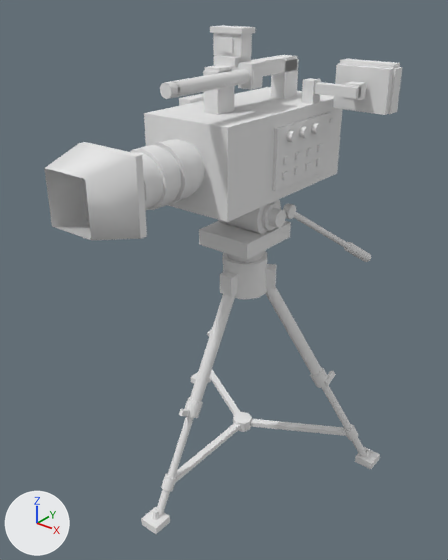
A saved change to the OBJ model src/main/resources/assets/ndidisplays/meshes/broadcast_camera.obj.
Before and after are seen from a 50 mm camera at (1.136, -1.434, 1.652) aimed at (-0.007, -0.005, 0.767). The axes (+X, +Y, +Z) are drawn at lower left. The lights are the same throughout. The first picture is the older version. Where no turn or scale is listed for an object, it has been applied to the vertices. Vertices at exactly the same position are counted once.

Before the edit, the objects in view are built like this:
```python
ob_audio_knob_1 = bpy.data.objects.new('audio_knob_1', me_audio_knob_1)
ob_audio_knob_1.location = (0.0, 0.0, 0.0)
ob_audio_knob_2 = bpy.data.objects.new('audio_knob_2', me_audio_knob_2)
ob_audio_knob_2.location = (0.0, 0.0, 0.0)
ob_audio_knob_3 = bpy.data.objects.new('audio_knob_3', me_audio_knob_3)
ob_audio_knob_3.location = (0.0, 0.0, 0.0)
ob_hood_back_plate = bpy.data.objects.new('hood_back_plate', me_hood_back_plate)
ob_hood_back_plate.location = (0.0, 0.0, 0.0)
ob_lens_glass_front = bpy.data.objects.new('lens_glass_front', me_lens_glass_front)
ob_lens_glass_front.location = (0.0, 0.0, 0.0)
ob_lens_hood = bpy.data.objects.new('lens_hood', me_lens_hood)
ob_lens_hood.location = (0.0, 0.0, 0.0)
ob_tripod_leg_3_upper = bpy.data.objects.new('tripod_leg_3_upper', me_tripod_leg_3_upper)
ob_tripod_leg_3_upper.location = (0.0, 0.0, 0.0)
ob_viewfinder_arm = bpy.data.objects.new('viewfinder_arm', me_viewfinder_arm)
ob_viewfinder_arm.location = (0.0, 0.0, 0.0)
ob_viewfinder_post = bpy.data.objects.new('viewfinder_post', me_viewfinder_post)
ob_viewfinder_post.location = (0.0, 0.0, 0.0)
# also in view: 'camera_body' at (0.0, 0.143, 1.185); 'body_front_block' at (0.0, -0.157, 1.185); 'shotgun_mic' at (0.075, -0.142, 1.413); 'side_panel' at (0.156, 0.173, 1.185); 'lens_barrel' at (0.0, -0.307, 1.185)
```
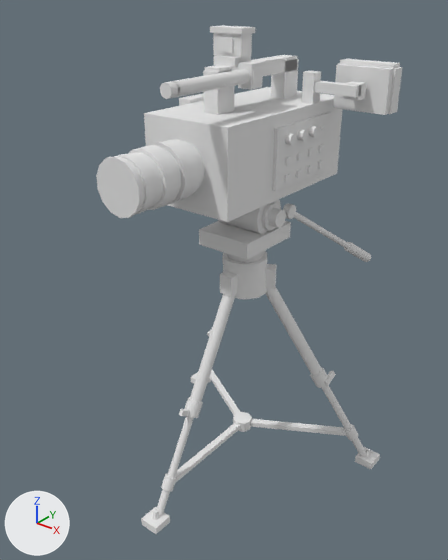
The newer file is also turned or shifted as a whole; pictures and numbers use the older file's frame.

What differs and where, as boxes (x1, y1, x2, y2) in the pictures (448 x 560 px; the box of a moved part takes in the faces that stretch with it):
'lens_hood', deleted
    before: (45, 144, 141, 240)
'hood_back_plate', deleted
    before: (78, 142, 147, 239)
'viewfinder_arm', moved, rescaled (18% narrower)
    before: (302, 82, 361, 99)
    after: (314, 81, 362, 97)
'viewfinder_post', moved
    before: (302, 78, 321, 104)
    after: (302, 71, 321, 104)
'audio_knob_1', moved
    before: (286, 130, 297, 142)
    after: (285, 133, 297, 145)
'audio_knob_3', moved
    before: (311, 123, 322, 134)
    after: (308, 126, 319, 138)
'audio_knob_2', moved
    before: (299, 126, 310, 138)
    after: (297, 129, 308, 141)
part 4 of me_lens_glass_front, moved or reshaped (not visible before)
    after: (96, 156, 143, 218)

The change in detail:
me_audio_knob_1 is used by ob_audio_knob_1; location (0.0, 0.0, 0.0).
me_audio_knob_1 had 18 vertices, 32 faces and spanned x 0.162..0.18, y 0.0669..0.0999, z 1.2285..1.2615.
me_audio_knob_1 now has 18 vertices, 32 faces and spans x 0.162..0.18, y 0.0624..0.0954, z 1.221..1.254.
me_audio_knob_1 part 1: the whole mesh is moved by (0.0, -0.0045, -0.0075).
me_audio_knob_2 is used by ob_audio_knob_2; location (0.0, 0.0, 0.0).
me_audio_knob_2 had 18 vertices, 32 faces and spanned x 0.162..0.18, y 0.1344..0.1674, z 1.2285..1.2615.
me_audio_knob_2 now has 18 vertices, 32 faces and spans x 0.162..0.18, y 0.1254..0.1584, z 1.221..1.254.
me_audio_knob_2 part 2: the whole mesh is moved by (0.0, -0.009, -0.0075).
me_audio_knob_3 is used by ob_audio_knob_3; location (0.0, 0.0, 0.0).
me_audio_knob_3 had 18 vertices, 32 faces and spanned x 0.162..0.18, y 0.2019..0.2349, z 1.2285..1.2615.
me_audio_knob_3 now has 18 vertices, 32 faces and spans x 0.162..0.18, y 0.1884..0.2214, z 1.221..1.254.
me_audio_knob_3 part 3: the whole mesh is moved by (0.0, -0.0135, -0.0075).
me_lens_glass_front is used by ob_lens_glass_front; location (0.0, 0.0, 0.0).
me_lens_glass_front had 30 vertices, 56 faces and spanned x -0.0702..0.0702, y -0.4746..-0.4626, z 1.113..1.257.
me_lens_glass_front now has 30 vertices, 56 faces and spans x -0.076..0.076, y -0.4371..-0.4251, z 1.107..1.263.
me_lens_glass_front part 4: the whole mesh is multiplied about its middle by the matrix ((1.083, 0.0, 0.0), (0.0, 1.0, 0.0), (0.0, 0.0, 1.083)), then moved by (0.0, 0.0375, 0.0).
me_viewfinder_arm is used by ob_viewfinder_arm; location (0.0, 0.0, 0.0).
me_viewfinder_arm had 8 vertices, 12 faces and spanned x 0.105..0.285, y 0.233..0.263, z 1.342..1.372.
me_viewfinder_arm now has 8 vertices, 12 faces and spans x 0.147..0.285, y 0.233..0.263, z 1.347..1.377.
me_viewfinder_arm part 5: the whole mesh is scaled about its middle by (0.767, 1, 1), then moved by (0.021, 0.0, 0.005).
me_viewfinder_post is used by ob_viewfinder_post; location (0.0, 0.0, 0.0).
me_viewfinder_post had 8 vertices, 12 faces and spanned x 0.108..0.147, y 0.2289..0.2679, z 1.29..1.38.
me_viewfinder_post now has 8 vertices, 12 faces and spans x 0.108..0.147, y 0.2289..0.2679, z 1.3125..1.4025.
me_viewfinder_post part 6: the whole mesh is moved by (0.0, 0.0, 0.0225).
Object 'hood_back_plate' (ob_hood_back_plate) is deleted.
Object 'lens_hood' (ob_lens_hood) is deleted.
